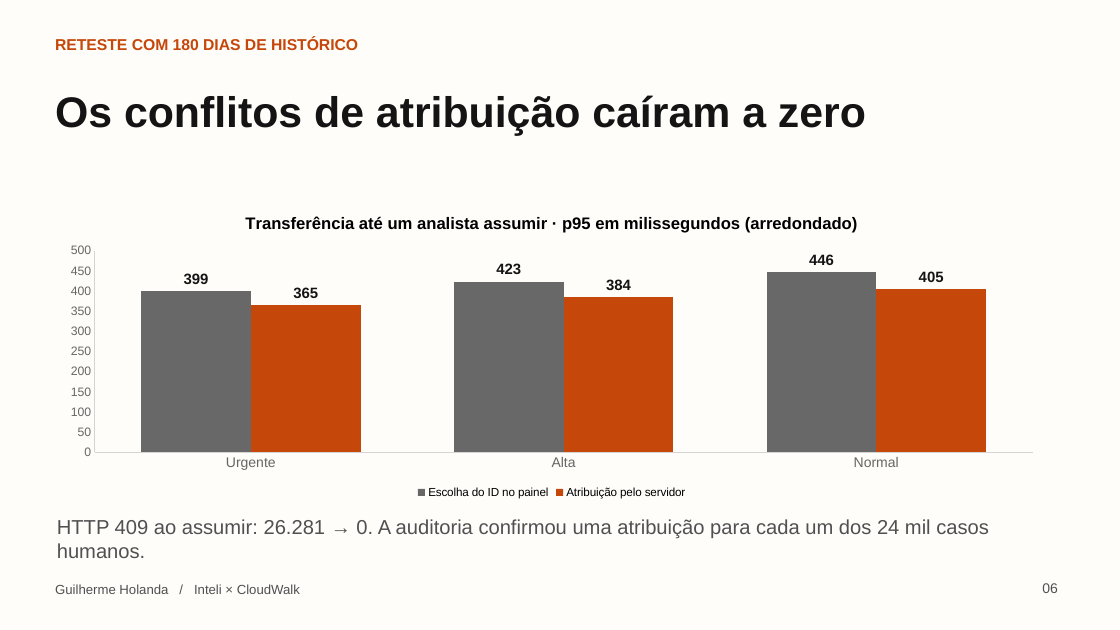
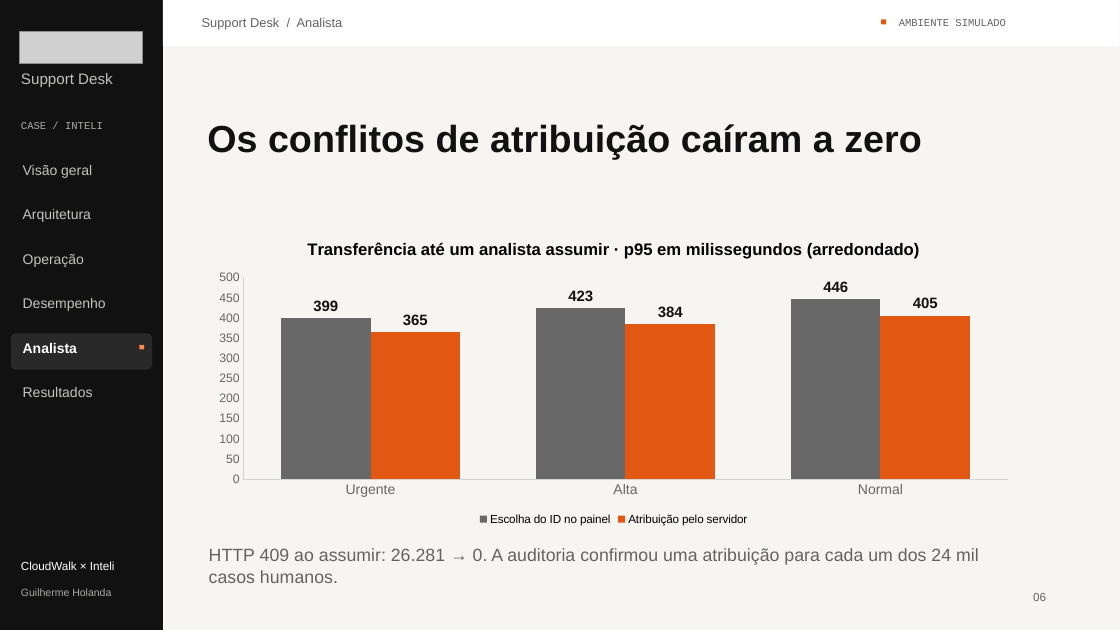
Before and after one commit to Gui0206/case-cloudwalk, a slide deck: slide 6 of Central-HelpDesk-Banca.pptx. Drawn at 1120x630 pixels with LibreOffice and Linux fonts; fonts in the diff are those of the drawing; grey boxes stand for pictures. Boxes give left, top, right and bottom in pixels: in the first picture for what was removed or moved away, otherwise in the second. Text is boxed around its words. In the diff, an @@ line names an element or a change of style, - is before the commit and + after.

Commit message:
Aplica a identidade visual do Support Desk à apresentação da banca

```diff
--- a/Central-HelpDesk-Banca.pptx
+++ b/Central-HelpDesk-Banca.pptx
@@ background #FFFDF9 to #F6F5F2 @@
@@ rectangle added at [0,0,163,630], fill #111111 @@
@@ rectangle added at [163,0,1120,46], fill #FFFFFF @@
@@ text added at [202,17,343,29], 11 pt, text #646362 @@
+Support Desk / Analista
@@ rounded rectangle added at [881,19,886,24], fill #E25813 @@
@@ text added at [899,19,1005,26], 9 pt, text #646362 @@
+AMBIENTE SIMULADO
@@ picture added at [19,32,143,63] @@
@@ text removed at [55,37,358,50] @@
-RETESTE COM 180 DIAS DE HISTÓRICO
@@ text added at [21,73,113,87], 13 pt, text #C1C0BC @@
+Support Desk
@@ text "Os conflitos de atribuição caíram ...": place and size @@
-text "Os conflitos de atribuição caíram ..." at [55,95,866,136]
+text "Os conflitos de atribuição caíram ..." at [207,124,921,159]
@@ text "Os conflitos de atribuição caíram ..." at [207,124,921,159]: size 36.8 to 32.3 pt, text colour #141414 to #111111 @@
@@ text added at [21,122,103,129], 9 pt, text #AAA9A5 @@
+CASE / INTELI
@@ text added at [23,165,92,178], 12 pt, text #C4C3BF @@
+Visão geral
@@ text added at [23,209,91,222], 12 pt, text #C4C3BF @@
+Arquitetura
@@ column chart at [203,225,1025,528] @@
@@ data labels of Escolha do ID no painel changed @@
@@ colour of Atribuição pelo servidor #C5470A to #E25813 @@
@@ data labels of Atribuição pelo servidor changed @@
@@ column chart: place and size @@
-column chart at [50,198,1053,502]
+column chart at [203,225,1025,528]
@@ text added at [23,254,84,267], 12 pt, text #C4C3BF @@
+Operação
@@ text added at [23,298,106,311], 12 pt, text #C4C3BF @@
+Desempenho
@@ rounded rectangle added at [11,334,152,370], fill #292929 @@
@@ text added at [23,343,77,353], 12 pt, text #FFFFFF, bold @@
+Analista
@@ rounded rectangle added at [139,345,145,350], fill #FF8747 @@
@@ text added at [23,387,93,397], 12 pt, text #C4C3BF @@
+Resultados
@@ text added at [21,561,115,570], 10 pt, text #FFFFFF @@
+CloudWalk × Inteli
@@ text "HTTP 409 ao assumir: 26.281 ...": place and size @@
-text "HTTP 409 ao assumir: 26.281 ..." at [57,519,989,558]
+text "HTTP 409 ao assumir: 26.281 ..." at [209,548,979,583]
@@ text "HTTP 409 ao assumir: 26.281 ..." at [209,548,979,583]: size 17.2 to 15.2 pt, text colour #505052 to #646362 @@
@@ text at [21,588,111,596]: text changed; size 11.2 to 9 pt; text colour #505052 to #AAA9A5 @@
-Guilherme Holanda / Inteli × CloudWalk
+Guilherme Holanda
@@ text "Guilherme Holanda" at [21,588,111,596]: vertical alignment middle to top @@
@@ text "06": place and size @@
-text "06" at [1042,583,1058,593]
+text "06" at [1033,593,1046,601]
@@ text "06" at [1033,593,1046,601]: size 12 to 10 pt, text colour #505052 to #646362; alignment right to left; vertical alignment middle to top @@
```
Also in this commit, not shown: 9 other slides changed, 1 slide added, 1 slide removed.
